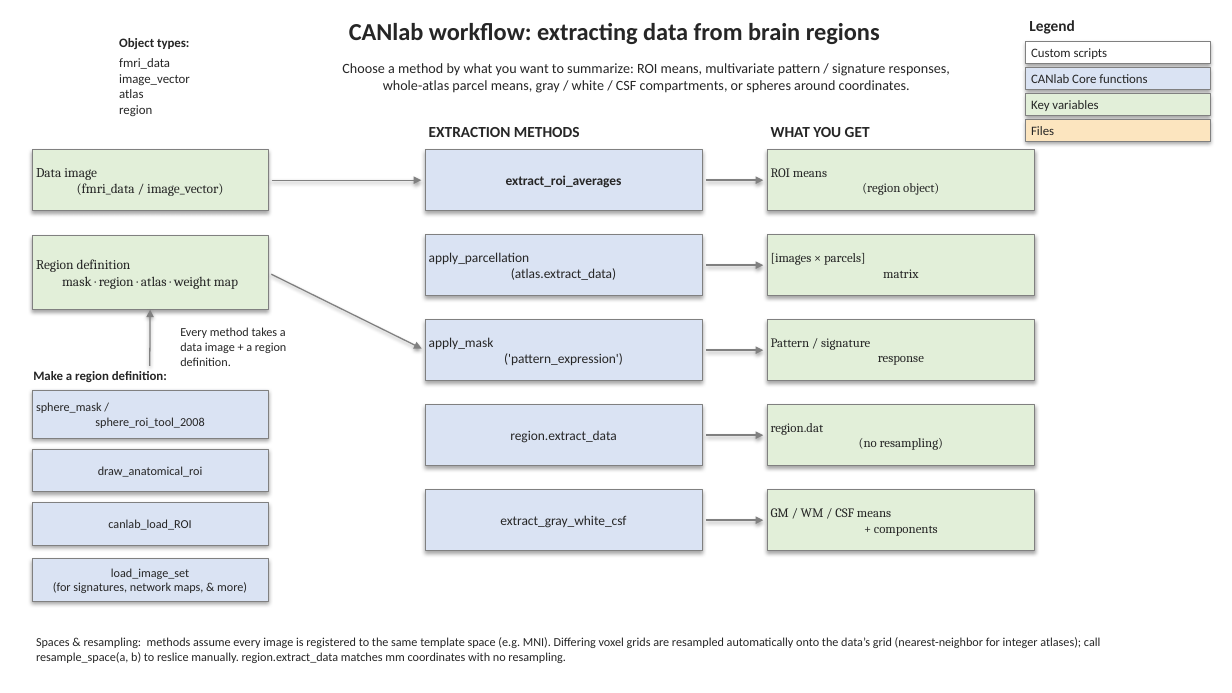
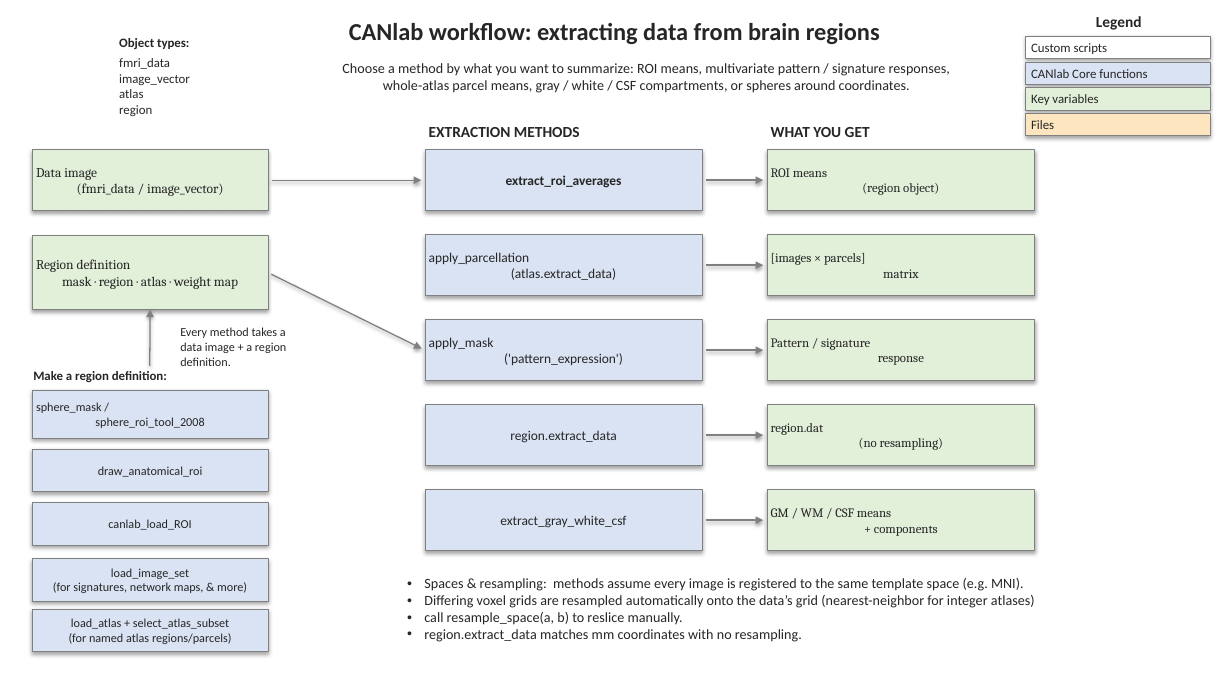
Before and after one commit to canlab/CanlabCore, a slide deck: slide 1 of docs/workflows/ROI_data_extraction_roadmap.pptx. Drawn at 1232x693 pixels with LibreOffice and Linux fonts; fonts in the diff are those of the drawing. Boxes give left, top, right and bottom in pixels: in the first picture for what was removed or moved away, otherwise in the second. Text is boxed around its words. In the diff, an @@ line names an element or a change of style, - is before the commit and + after.

Commit message:
minor tweak to data extraction roadmap

```diff
--- a/docs/workflows/ROI_data_extraction_roadmap.pptx
+++ b/docs/workflows/ROI_data_extraction_roadmap.pptx
@@ text "Legend": place and size @@
-text "Legend" at (1029, 20, 1075, 34)
+text "Legend" at (1096, 16, 1142, 30)
@@ 4 rectangles: place and size @@
-4 rectangles at (1026, 42, 1211, 141)
+4 rectangles at (1026, 36, 1211, 136)
@@ text at (424, 578, 1035, 642): text changed; size 9.5 to 11 pt @@
-Spaces & resampling: methods assume every image is registered to the same template space (e.g. MNI). Differing voxel grids are resampled automatically onto the data’s grid (nearest-neighbor for integer atlases); call resample_space(a, b) to reslice manually. region.extract_data matches mm coordinates with no resampling.
+• Spaces & resampling: methods assume every image is registered to the same template space (e.g. MNI).
+• Differing voxel grids are resampled automatically onto the data’s grid (nearest-neighbor for integer atlases)
+• call resample_space(a, b) to reslice manually.
+• region.extract_data matches mm coordinates with no resampling.
@@ rectangle added at (32, 609, 268, 652), fill #DAE3F3, outline #808080 0.5 pt, 9.5 pt, text #262626 @@
+load_atlas + select_atlas_subset
+(for named atlas regions/parcels)
```
Also in this commit, not shown: 1 other file.
